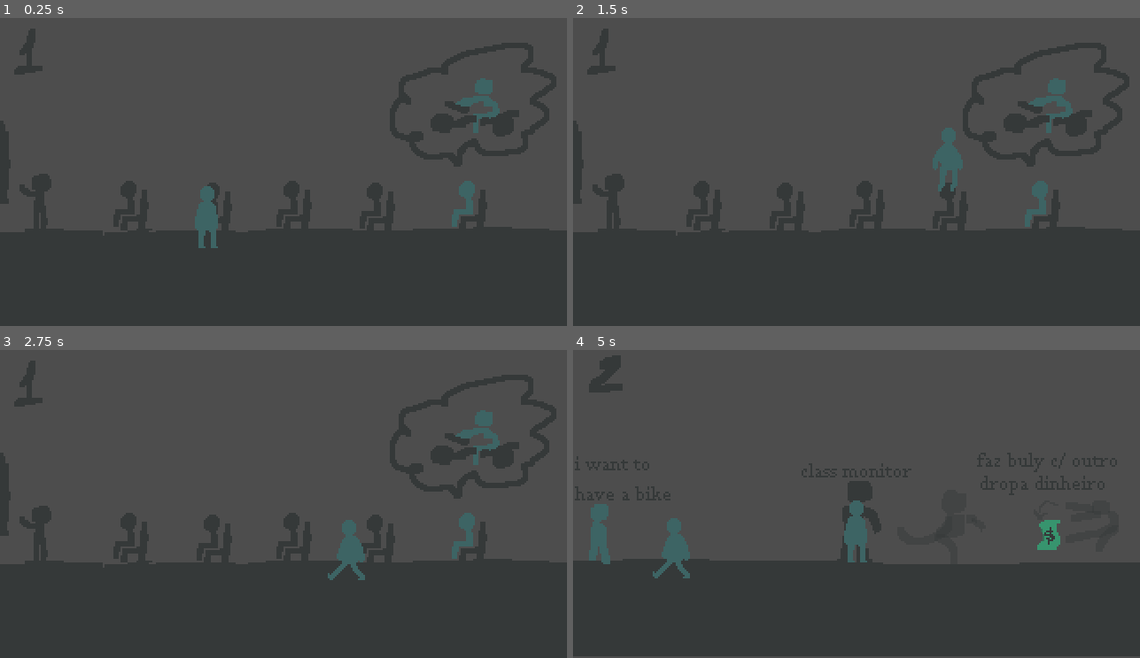
Above: before the commit, frames 1-4 (two rows, left to right).
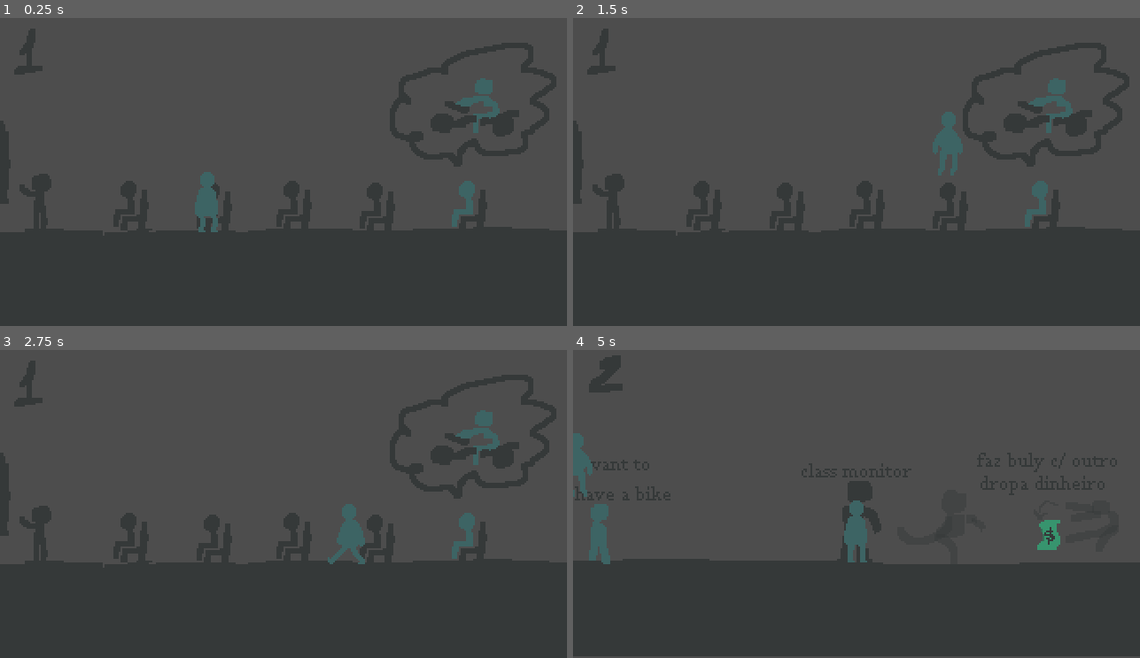
Above: after the commit, the same moments.

Repository: aloefflerj/ldjam58
Game: Godot game, scene res://scenes/Game.tscn
The game is run twice, just before and just after one commit, with the same random seed, the same clock (stepped at 60 frames per second) and the same inputs.
Inputs:
- Up to frame 1 (0.25 s): no input
- Up to frame 2 (1.5 s): tap Enter at 0.5 s; hold D (right) from 0.53 s (still down); tap Up (jump) at 0.6, 0.77, 1.07, 1.35 s
- Up to frame 3 (2.75 s): tap Up (jump) at 1.52, 1.82, 2.1 s; release D (right) at 2.03 s; hold A (left) from 2.03 s (still down)
- Up to frame 4 (5 s): release A (left) at 2.78 s; hold D (right) 2.78-4.28 s; tap Up (jump) at 2.85, 3.02, 3.32, 3.6, 3.77, 4.07, 4.35, 4.52, 4.82 s; hold A (left) from 4.28 s (still down)

The runs differ from the first frame. In frame 1, 0.2% of the frame differs, in the area x 34-39%, y 53-75%; in frame 2, less than 0.1%; in frame 3, 0.2%; in frame 4, 0.2%.

Commit message:
feat: enhances bully push

Diff:
--- a/scenes/phase_two.tscn
+++ b/scenes/phase_two.tscn
@@ -21,8 +21,8 @@
 position = Vector2(160, 89)
 texture = ExtResource("1_4yk0h")
 
-[node name="Player" parent="." instance=ExtResource("2_iq40g")]
-position = Vector2(117, 104)
+[node name="Player" parent="." groups=["player"] instance=ExtResource("2_iq40g")]
+position = Vector2(35, 40)
 phase_path = "res://scenes/phase_three.tscn"
 
 [node name="Extreme Left Margin" type="Sprite2D" parent="."]
@@ -64,8 +64,8 @@
 shape = SubResource("CapsuleShape2D_iq40g")
 
 [node name="Repel Spell" type="Area2D" parent="Bully"]
-position = Vector2(-17, 8)
-scale = Vector2(1.77458, 2.16528)
+position = Vector2(-15, 8)
+scale = Vector2(1.17458, 1.64528)
 
 [node name="CollisionShape2D" type="CollisionShape2D" parent="Bully/Repel Spell"]
 shape = SubResource("RectangleShape2D_gsc1e")
--- a/scenes/player.tscn
+++ b/scenes/player.tscn
@@ -125,18 +125,18 @@
 }]
 
 [sub_resource type="RectangleShape2D" id="RectangleShape2D_qhqgy"]
-size = Vector2(11, 21)
+size = Vector2(9, 27)
 
 [node name="Player" type="CharacterBody2D"]
 script = ExtResource("1_g2els")
 
 [node name="AnimatedSprite2D" type="AnimatedSprite2D" parent="."]
 sprite_frames = SubResource("SpriteFrames_fulsm")
-animation = &"fall"
+animation = &"idle"
 autoplay = "idle"
 
 [node name="CollisionShape2D" type="CollisionShape2D" parent="."]
-position = Vector2(0, 4.5)
+position = Vector2(0.5, 10.5)
 shape = SubResource("RectangleShape2D_qhqgy")
 
 [node name="SoundPlayer" type="AudioStreamPlayer2D" parent="."]
--- a/scripts/player.gd
+++ b/scripts/player.gd
@@ -7,89 +7,103 @@
 const SPEED = 100.0
 const JUMP_VELOCITY = -300.0
 
-enum PlayerState { IDLE, RUN, JUMP, FALL }
+enum PlayerState {IDLE, RUN, JUMP, FALL}
 
 var _state: PlayerState = PlayerState.IDLE
 var sound_played = false
+var input_enabled = true
+var got_hit = false
 
 func _physics_process(delta: float) -> void:
-	# Add the gravity.
-	if not is_on_floor():
-		velocity += get_gravity() * delta
+    handle_movement_input_behaviour()
+    hit_slow_down()
 
-	# Handle jump.
-	if Input.is_action_just_pressed("jump") and is_on_floor():
-		velocity.y = JUMP_VELOCITY
+    # Add the gravity.
+    if not is_on_floor():
+        velocity += get_gravity() * delta
 
-	# Get the input direction and handle the movement/deceleration.
-	# As good practice, you should replace UI actions with custom gameplay actions.
-	var direction := Input.get_axis("left", "right")
-	if direction:
-		velocity.x = direction * SPEED
-	else:
-		velocity.x = move_toward(velocity.x, 0, SPEED)
+    if velocity.x > 0:
+        animated_sprite_2d.flip_h = false
 
-	if velocity.x > 0:
-		animated_sprite_2d.flip_h = false
+    if velocity.x < 0:
+        animated_sprite_2d.flip_h = true
 
-	if velocity.x < 0:
-		animated_sprite_2d.flip_h = true
+    ## Example of iteraction between player and a rigid body 2d
+    var collision: KinematicCollision2D = get_last_slide_collision()
 
-	## Example of iteraction between player and a rigid body 2d
-	var collision: KinematicCollision2D = get_last_slide_collision()
+    if collision:
+        var collider_node = collision.get_collider()
 
-	if collision:
-		var collider_node = collision.get_collider()
+        if collider_node is RigidBody2D:
+            var collision_normal: Vector2 = collision.get_normal()
+            var push_force = 100
+            var push_direction = - collision_normal * push_force
 
-		if collider_node is RigidBody2D:
-			var collision_normal: Vector2 = collision.get_normal()
-			var push_force = 100
-			var push_direction = -collision_normal * push_force
+            collider_node.apply_central_impulse(push_direction)
 
-			collider_node.apply_central_impulse(push_direction)
+            if not sound_played:
+                SoundManager.play_clip(sound_player, SoundManager.HIT)
+                sound_played = true
 
-			if not sound_played:
-				SoundManager.play_clip(sound_player, SoundManager.HIT)
-				sound_played = true
+                await get_tree().create_timer(0.5).timeout
+                sound_played = false
 
-				await get_tree().create_timer(0.5).timeout
-				sound_played = false
-
-	move_and_slide()
-	calculate_states()
+    move_and_slide()
+    calculate_states()
 
 func calculate_states() -> void:
-	if is_on_floor() == true:
-		if velocity.x == 0:
-			set_state(PlayerState.IDLE)
-		else:
-			set_state(PlayerState.RUN)
-	else:
-		if velocity.y > 0:
-			set_state(PlayerState.FALL)
-		else:
-			set_state(PlayerState.JUMP)
+    if is_on_floor() == true:
+        if velocity.x == 0:
+            set_state(PlayerState.IDLE)
+        else:
+            set_state(PlayerState.RUN)
+    else:
+        if velocity.y > 0:
+            set_state(PlayerState.FALL)
+        else:
+            set_state(PlayerState.JUMP)
 
 func set_state(new_state: PlayerState) -> void:
-	if new_state == _state:
-		return
+    if new_state == _state:
+        return
 
-	_state = new_state
+    _state = new_state
 
-	match _state:
-		PlayerState.IDLE:
-			animated_sprite_2d.animation = "idle"
-		PlayerState.RUN:
-			animated_sprite_2d.animation = "run"
-		PlayerState.JUMP:
-			animated_sprite_2d.animation = "jump"
-		PlayerState.FALL:
-			animated_sprite_2d.animation = "fall"
+    match _state:
+        PlayerState.IDLE:
+            animated_sprite_2d.animation = "idle"
+        PlayerState.RUN:
+            animated_sprite_2d.animation = "run"
+        PlayerState.JUMP:
+            animated_sprite_2d.animation = "jump"
+        PlayerState.FALL:
+            animated_sprite_2d.animation = "fall"
+
+func handle_movement_input_behaviour() -> void:
+    if not input_enabled:
+            return
+
+    if Input.is_action_just_pressed("jump") and is_on_floor():
+        velocity.y = JUMP_VELOCITY
+
+    var direction := Input.get_axis("left", "right")
+    if direction:
+        velocity.x = direction * SPEED
+    else:
+        velocity.x = move_toward(velocity.x, 0, SPEED)
+
+func hit_slow_down() -> void:
+    if not got_hit:
+        return
+
+    velocity.x = move_toward(velocity.x, 0, 20.0)
+
+func _on_phase_end_body_entered(_body: Node2D) -> void:
+    get_tree().call_deferred("change_scene_to_file", phase_path)
 
 
-func _on_phase_end_body_entered(_body: Node2D) -> void:
-	get_tree().call_deferred("change_scene_to_file", phase_path)
-
-
-func _on_repel_spell_body_entered(_body: Node2D) -> void:
-	velocity = Vector2(-5000, -5)
+func _on_repel_spell_body_entered(body: Node2D) -> void:
+    if body.is_in_group("player"):
+        input_enabled = false
+        got_hit = true
+        velocity = Vector2(-500, -50)
Not shown: 1 places in scenes/phase_two.tscn that only renumber resources
